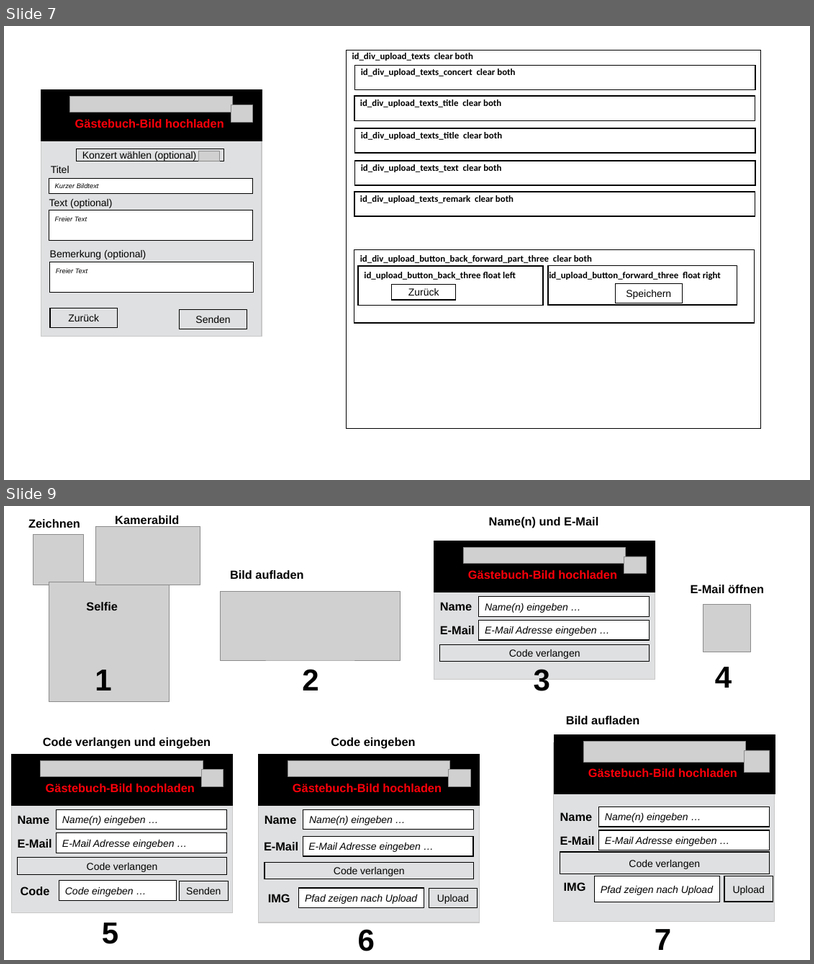
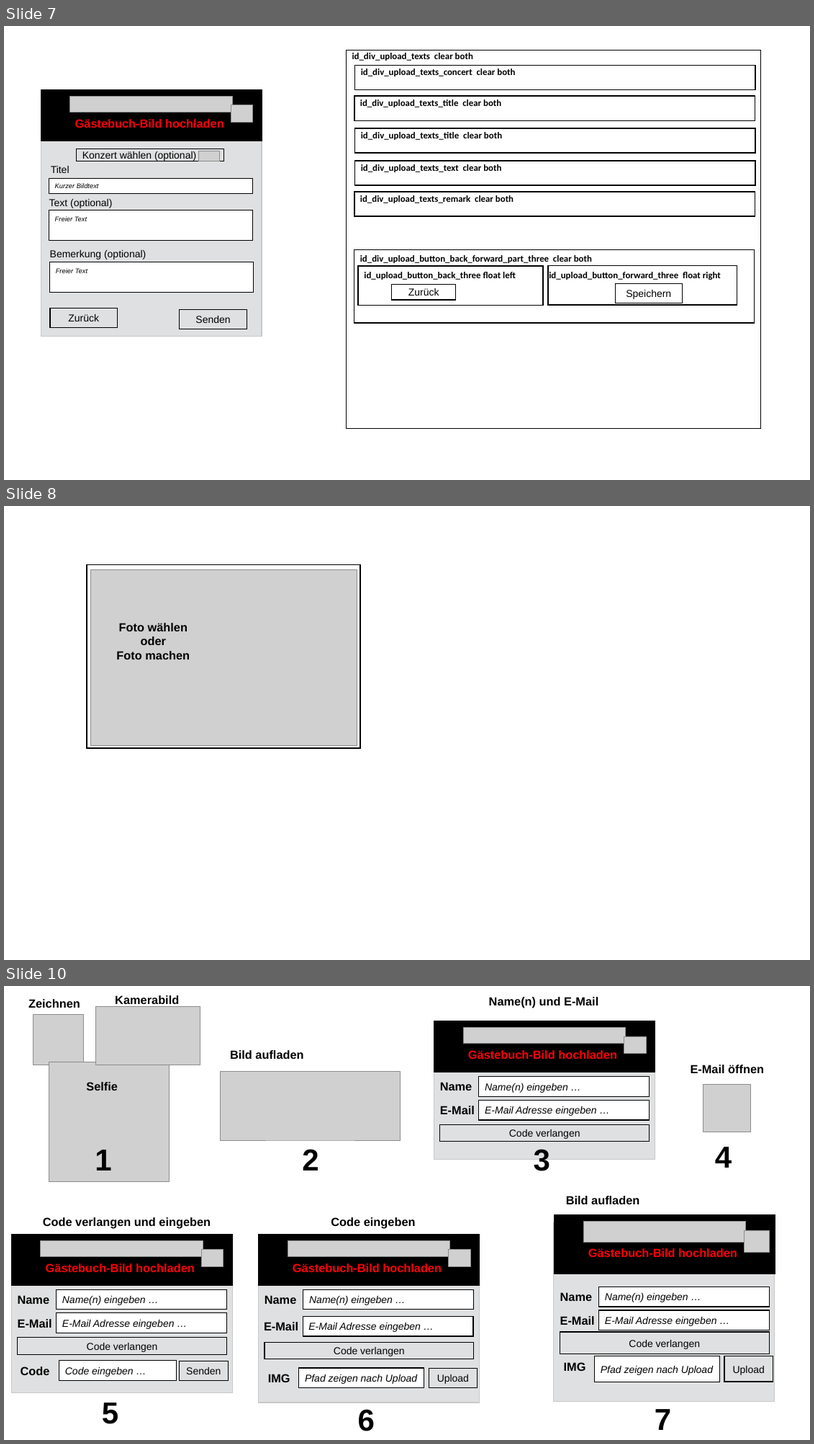
Before and after one commit to JazzLiveAarau/WwwGuestbook, a slide deck: Description/JazzGuestsUpload.pptx. Shown one above the other, each under a label of ours: slides 7 and 9 before the commit, slides 7, 8 and 10 after it; the slides between them are not shown. The pictures are 814x964 and 814x1444 pixels, drawn with LibreOffice and Linux fonts; fonts in the diff are those of the drawing; grey boxes stand for pictures. Boxes give left, top, right and bottom in pixels: in the first picture for what was removed or moved away, otherwise in the second. Text is boxed around its words. In the diff, an @@ line names an element or a change of style, - is before the commit and + after.

```diff
--- a/Description/JazzGuestsUpload.pptx
+++ b/Description/JazzGuestsUpload.pptx
@@ slide 8 added at [4,506,810,960], background #FFFFFF @@
@@ rectangle added at [87,565,361,748], outline #000000 1.5 pt @@
@@ picture added at [91,569,358,746] @@
@@ text added at [116,623,190,659], 14 pt, text #000000, bold @@
+Foto wählen
+oder
+Foto machen
@@ what was slide 9 is now slide 10 @@
```
Also in this commit, not shown: 1 other file.
